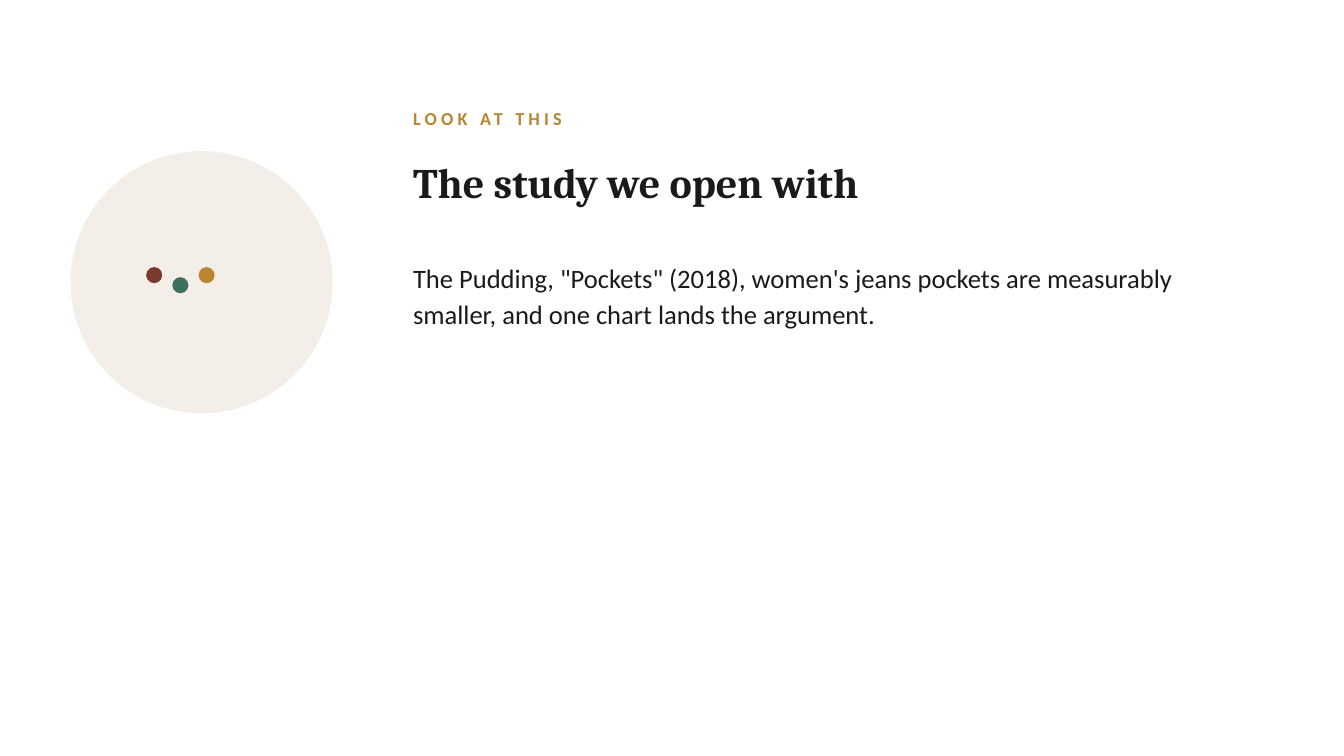
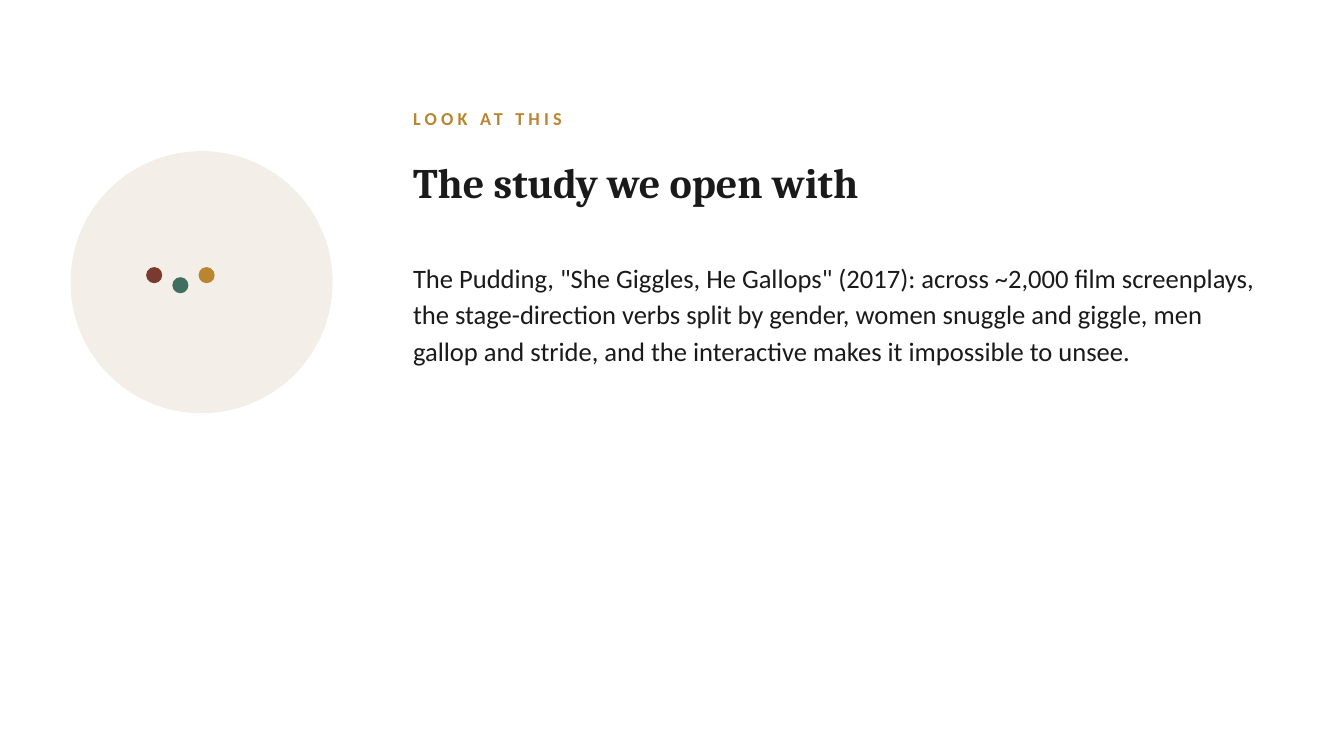
Before and after one commit to lucianli123/culture-as-data-2026, a slide deck: slide 2 of slides/pptx/week-01.pptx. Drawn at 1344x756 pixels with LibreOffice and Linux fonts; fonts in the diff are those of the drawing. Boxes give left, top, right and bottom in pixels: in the first picture for what was removed or moved away, otherwise in the second. Text is boxed around its words. In the diff, an @@ line names an element or a change of style, - is before the commit and + after.

```diff
--- a/slides/pptx/week-01.pptx
+++ b/slides/pptx/week-01.pptx
@@ text at (x1=413, y1=268, x2=1254, y2=366): text changed @@
-The Pudding, "Pockets" (2018), women's jeans pockets are measurably smaller, and one chart lands the argument.
+The Pudding, "She Giggles, He Gallops" (2017): across ~2,000 film screenplays, the stage-direction verbs split by gender, women snuggle and giggle, men gallop and stride, and the interactive makes it impossible to unsee.
```
Also in this commit, not shown: 3 other slides changed, 50 other files.
